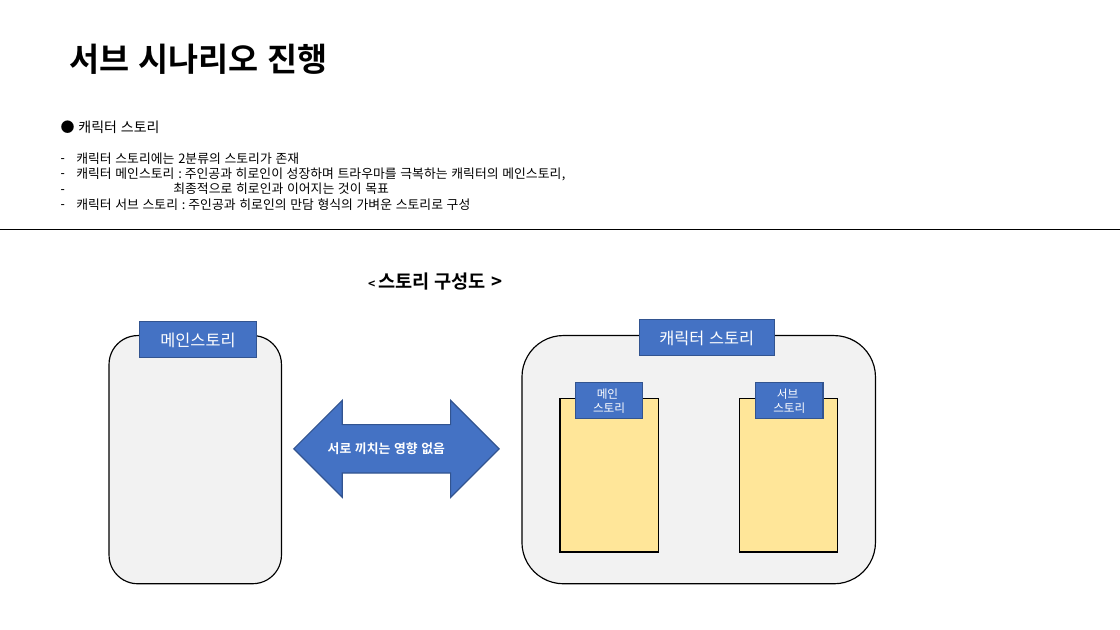
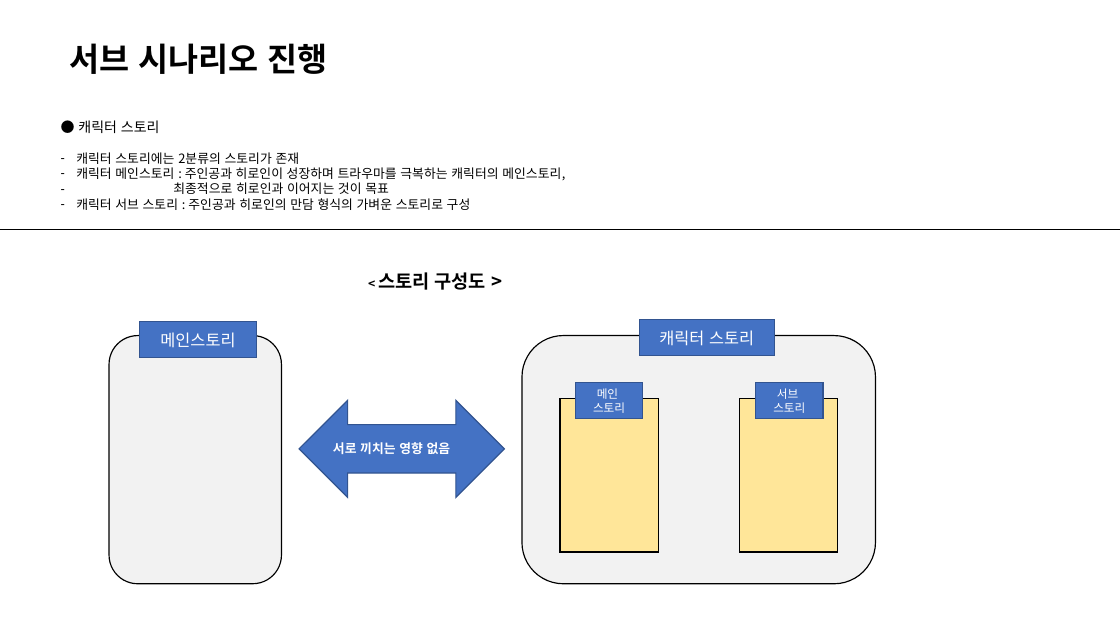
Before and after one commit to 223tt/Last-Night, a slide deck: slide 16 of UI/UI_시스템 기획서_V.1.1.7.pptx. Drawn at 1120x630 pixels with LibreOffice and Linux fonts; fonts in the diff are those of the drawing. Boxes give left, top, right and bottom in pixels: in the first picture for what was removed or moved away, otherwise in the second. Text is boxed around its words. In the diff, an @@ line names an element or a change of style, - is before the commit and + after.

```diff
--- a/UI/UI_시스템 기획서_V.1.1.7.pptx
+++ b/UI/UI_시스템 기획서_V.1.1.7.pptx
@@ up down arrow moved from (x1=294, y1=400, x2=499, y2=497) to (x1=300, y1=400, x2=505, y2=497) @@
@@ text "서로 끼치는 영향 없음" moved from (x1=328, y1=442, x2=445, y2=454) to (x1=333, y1=442, x2=451, y2=454) @@
```
Also in this commit, not shown: 3 other slides changed, 1 slide added, 3 other files.
